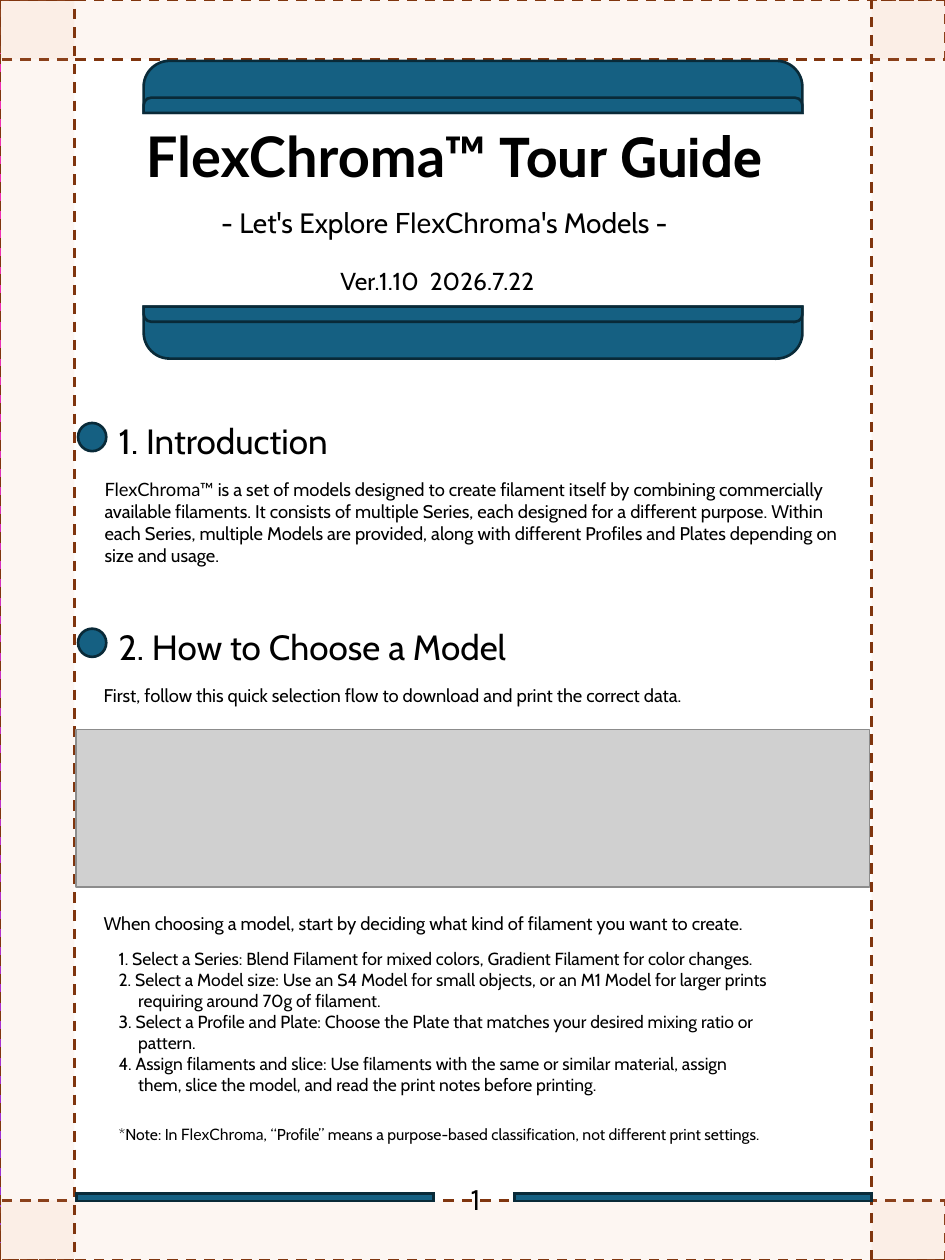
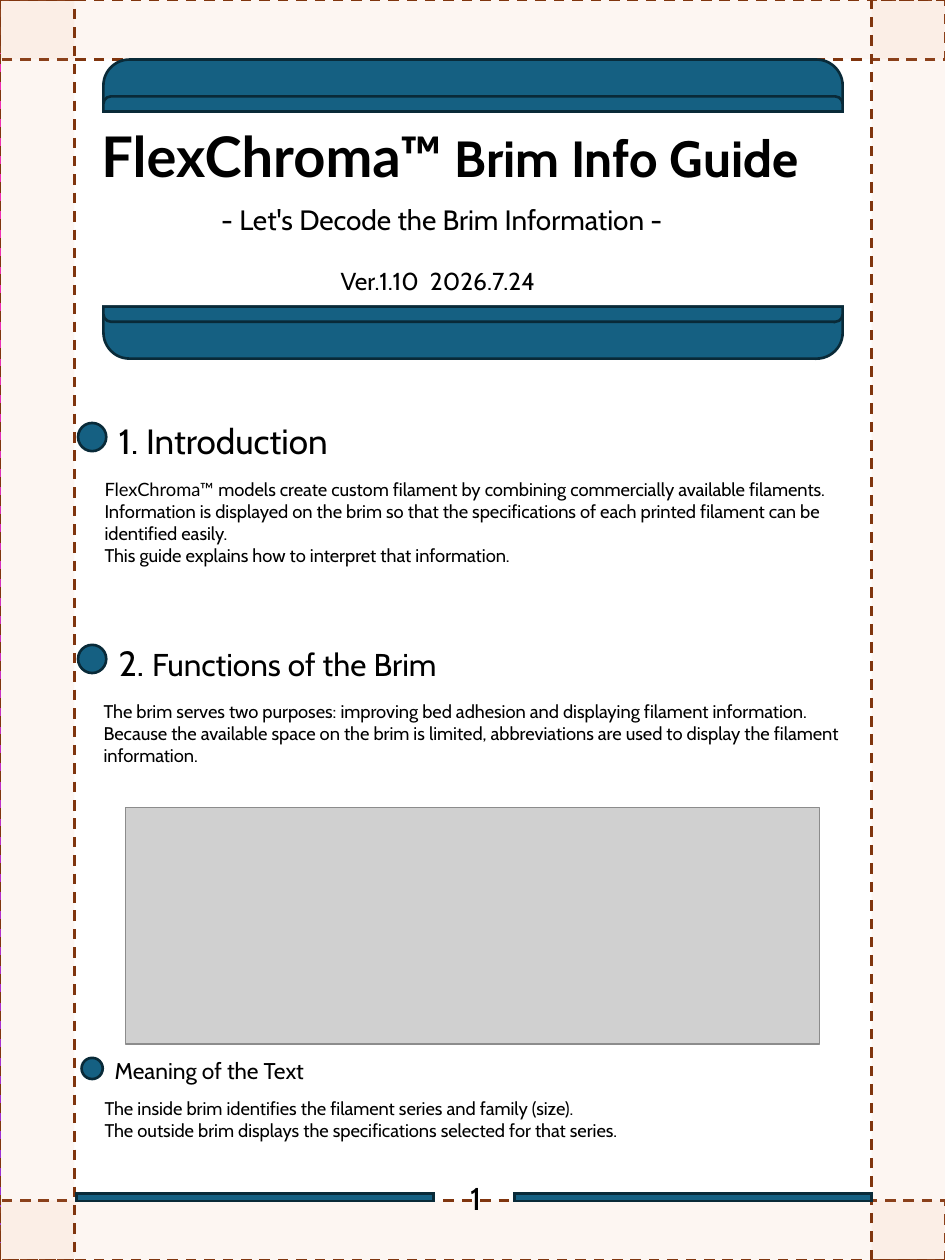
Before and after one commit to FlexChromaHQ/FlexChroma, a slide deck: slide 2 of Documents/Original/FlexChroam_Brim_Information_Guide-EN.pptx. Drawn at 945x1260 pixels with LibreOffice and Linux fonts; fonts in the diff are those of the drawing; grey boxes stand for pictures. Boxes give left, top, right and bottom in pixels: in the first picture for what was removed or moved away, otherwise in the second. Text is boxed around its words. In the diff, an @@ line names an element or a change of style, - is before the commit and + after.

```diff
--- a/Documents/Original/FlexChroam_Brim_Information_Guide-EN.pptx
+++ b/Documents/Original/FlexChroam_Brim_Information_Guide-EN.pptx
@@ round same rect: place and size @@
-round same rect at [144,60,803,112]
+round same rect at [103,59,843,111]
@@ round same rect: place and size @@
-round same rect at [144,97,803,112]
+round same rect at [103,96,843,111]
@@ text at [101,135,799,178]: text changed; size 32 to 29 pt; font Lato to Cabin @@
-FlexChroma™ Tour Guide
+FlexChroma™ Brim Info Guide
@@ text at [239,209,644,231]: text changed @@
-- Let's Explore FlexChroma's Models -
+- Let's Decode the Brim Information -
@@ text at [341,272,535,291]: text changed @@
-Ver.1.10 2026.7.22
+Ver.1.10 2026.7.24
@@ round same rect: place and size @@
-round same rect at [144,306,803,358]
+round same rect at [103,306,843,358]
@@ round same rect: place and size @@
-round same rect at [144,306,803,321]
+round same rect at [103,306,843,321]
@@ text at [105,482,825,567]: text changed @@
-FlexChroma™ is a set of models designed to create filament itself by combining commercially available filaments. It consists of multiple Series, each designed for a different purpose. Within each Series, multiple Models are provided, along with different Profiles and Plates depending on size and usage.
+FlexChroma™ models create custom filament by combining commercially available filaments.
+Information is displayed on the brim so that the specifications of each printed filament can be identified easily.
+This guide explains how to interpret that information.
@@ ellipse: place and size @@
-ellipse at [78,629,106,656]
+ellipse at [78,645,106,673]
@@ text at [119,651,437,677]: text changed; size 20 to 18 pt @@
-2. How to Choose a Model
+2. Functions of the Brim
@@ text at [104,704,839,763]: text changed @@
-First, follow this quick selection flow to download and print the correct data.
+The brim serves two purposes: improving bed adhesion and displaying filament information.
+Because the available space on the brim is limited, abbreviations are used to display the filament information.
@@ picture removed at [76,730,869,887] @@
@@ picture added at [126,808,820,1045] @@
@@ text removed at [104,916,743,935] @@
-When choosing a model, start by deciding what kind of filament you want to create.
@@ text removed at [119,952,767,1096] @@
-1. Select a Series: Blend Filament for mixed colors, Gradient Filament for color changes.
-2. Select a Model size: Use an S4 Model for small objects, or an M1 Model for larger prints
-requiring around 70g of filament.
-3. Select a Profile and Plate: Choose the Plate that matches your desired mixing ratio or
-pattern.
-4. Assign filaments and slice: Use filaments with the same or similar material, assign
-them, slice the model, and read the print notes before printing.
@@ ellipse added at [82,1058,103,1080], fill #156082, outline #092A39 1.5 pt @@
@@ text added at [105,1062,617,1142], 10.5 pt, text #000000 @@
+Meaning of the Text
+The inside brim identifies the filament series and family (size).
+The outside brim displays the specifications selected for that series.
@@ text removed at [119,1128,759,1144] @@
-*Note: In FlexChroma, “Profile” means a purpose-based classification, not different print settings.
@@ text "1" at [470,1188,481,1210]: font Karla to Cabin @@
```
Also in this commit, not shown: 4 other slides changed, 6 slides added, 2 slides removed, 2 other files.
